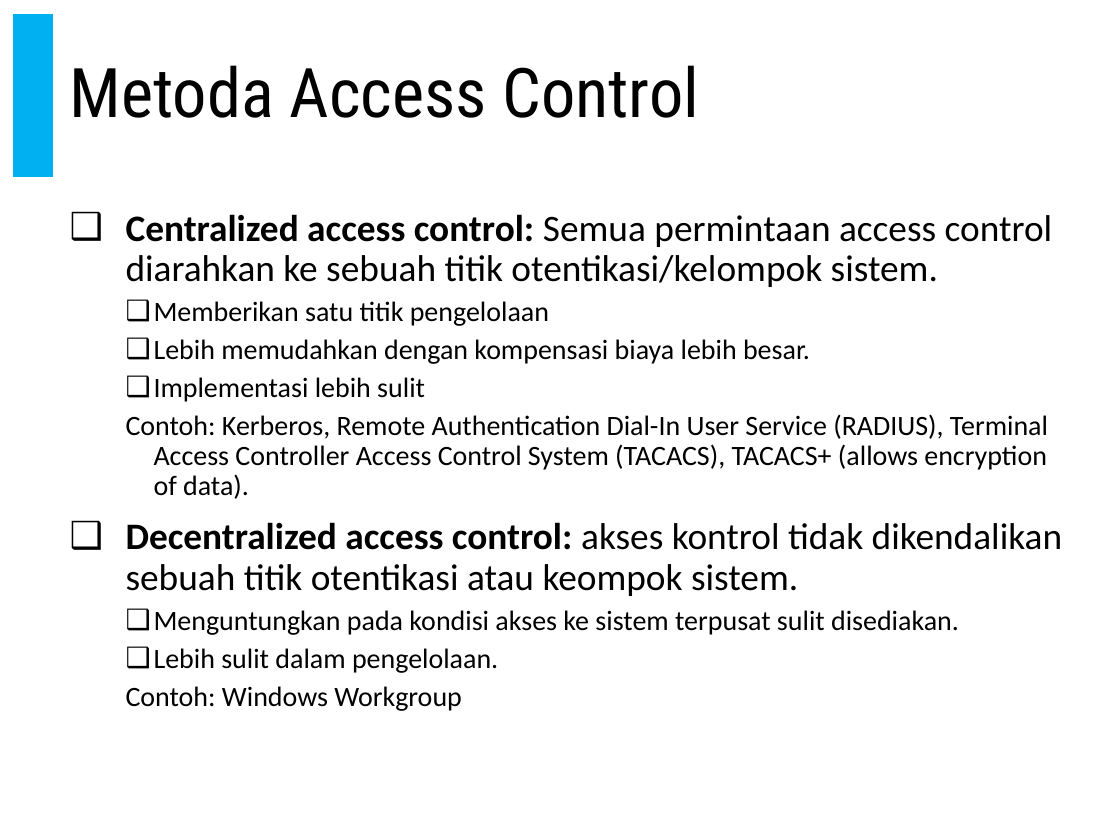
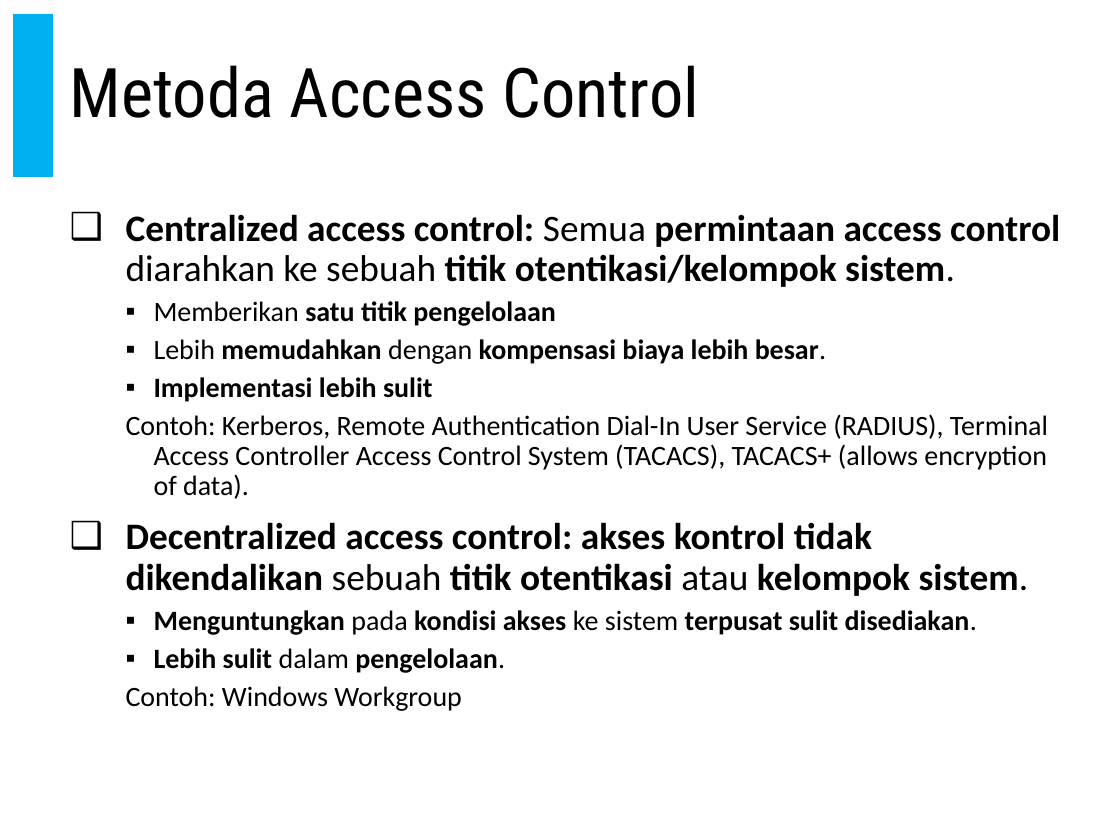
Before and after one commit to doniaft/Keamanan-Informasi, a slide deck: slide 49 of 1. Bahan Ajar/06. Keamanan Informasi - Firewall dan Intrusion Detection System.pptx. Drawn at 1120x840 pixels with LibreOffice and Linux fonts; fonts in the diff are those of the drawing. Boxes give left, top, right and bottom in pixels: in the first picture for what was removed or moved away, otherwise in the second. Text is boxed around its words. In the diff, an @@ line names an element or a change of style, - is before the commit and + after.

```diff
--- a/1. Bahan Ajar/06. Keamanan Informasi - Firewall dan Intrusion Detection System.pptx
+++ b/1. Bahan Ajar/06. Keamanan Informasi - Firewall dan Intrusion Detection System.pptx
@@ text at (126, 214, 1060, 673): bold on in "permintaan access control titik otentikasi/kelompok sistem.", "satu titik pengelolaan", "memudahkan kompensasi biaya lebih besar.", "Implementasi lebih sulit" and 2 more places; bullet ❑ to ▪ @@
@@ text at (126, 522, 1029, 596): text changed; bold on @@
-❑ Decentralized access control: akses kontrol tidak dikendalikan sebuah titik otentikasi atau keompok sistem.
+❑ Decentralized access control: akses kontrol tidak dikendalikan sebuah titik otentikasi atau kelompok sistem.
```
Also in this commit, not shown: 16 other slides changed, 17 slides added.
